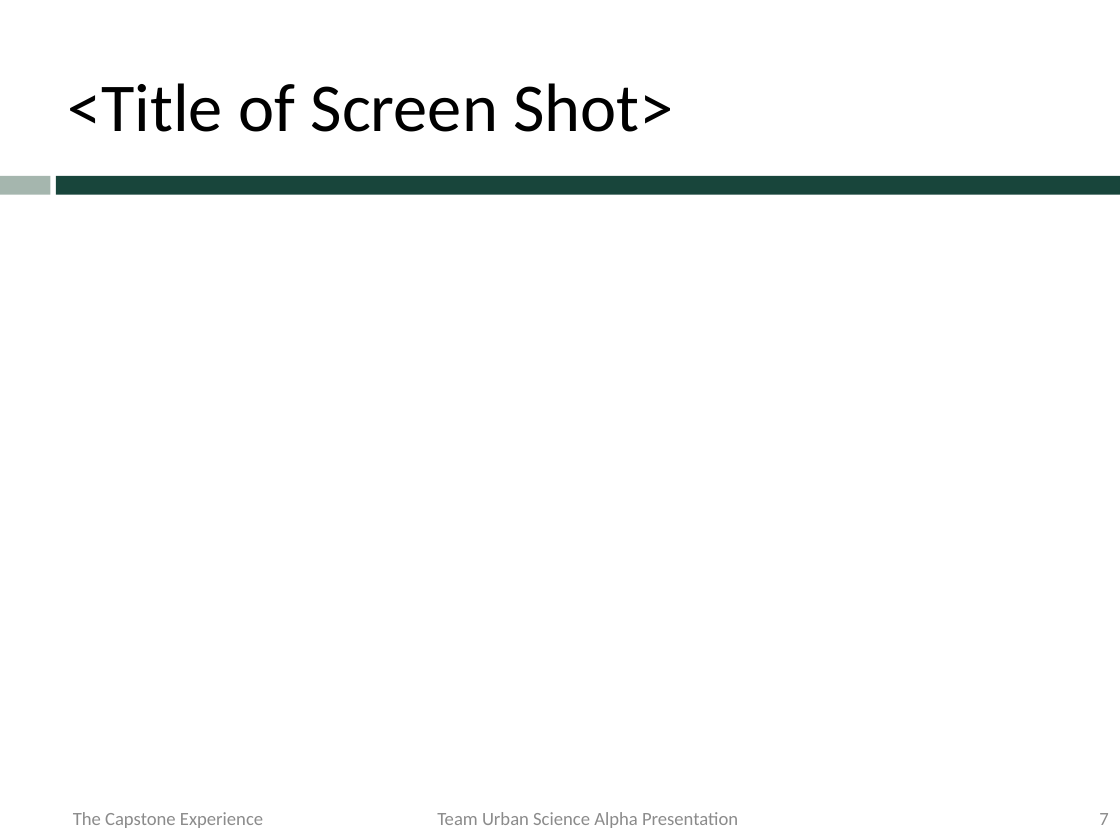
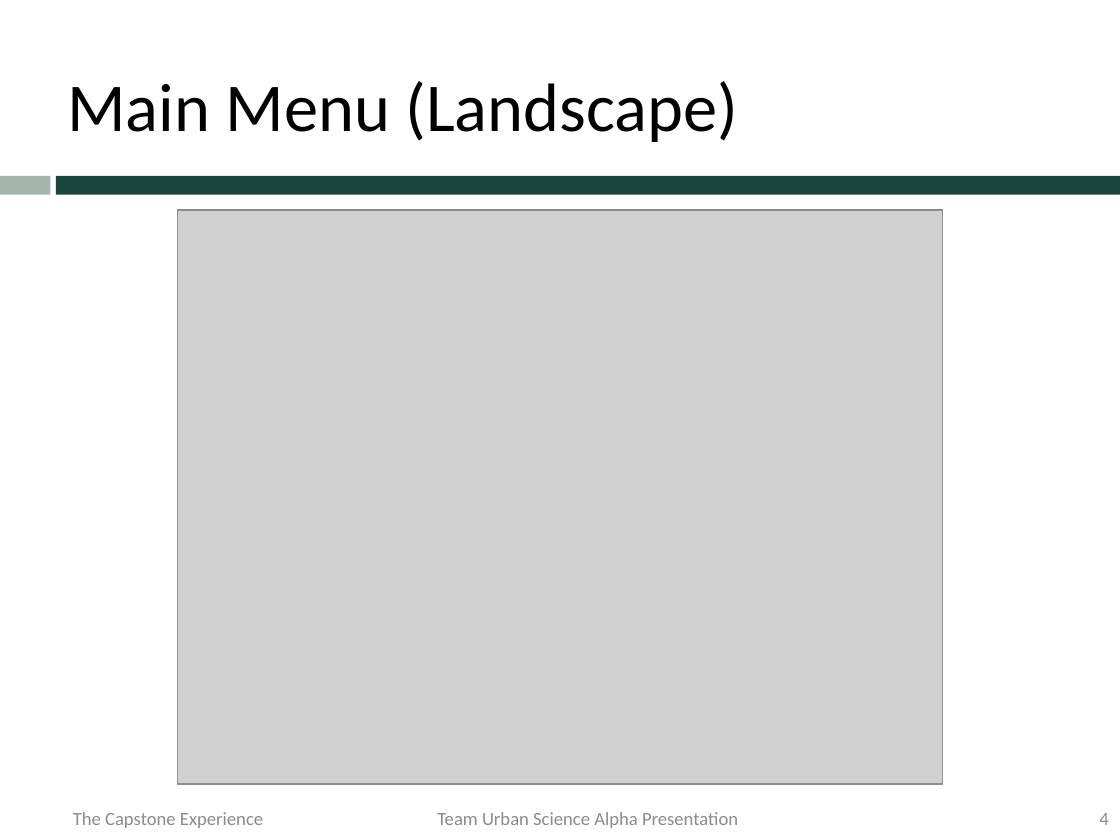
Before and after one commit to msu-capstone-team-urban-science/infographic-generator, a slide deck: slide 4 of documents/alpha-presentation/team-urban-science-alpha-presentation.pptx (slide 7 before the commit). Drawn at 1120x840 pixels with LibreOffice and Linux fonts; fonts in the diff are those of the drawing; grey boxes stand for pictures; background and template pictures are left out. Boxes give left, top, right and bottom in pixels: in the first picture for what was removed or moved away, otherwise in the second. Text is boxed around its words. In the diff, an @@ line names an element or a change of style, - is before the commit and + after.

```diff
--- a/documents/alpha-presentation/team-urban-science-alpha-presentation.pptx
+++ b/documents/alpha-presentation/team-urban-science-alpha-presentation.pptx
@@ title at (67,81,738,142): text changed @@
-<Title of Screen Shot>
+Main Menu (Landscape)
@@ picture added at (177,211,942,784) @@
@@ page number at (1099,813,1108,825): text changed @@
-7
+4
```
Also in this commit, not shown: 3 other slides changed, 1 slide removed.
